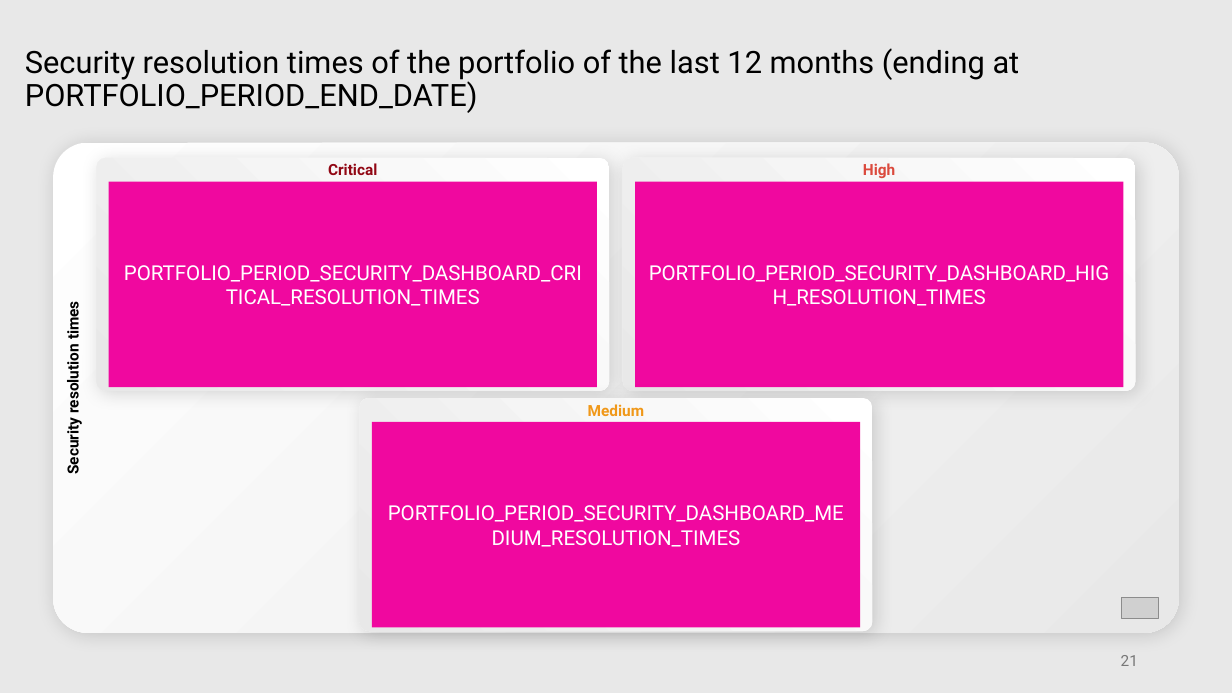
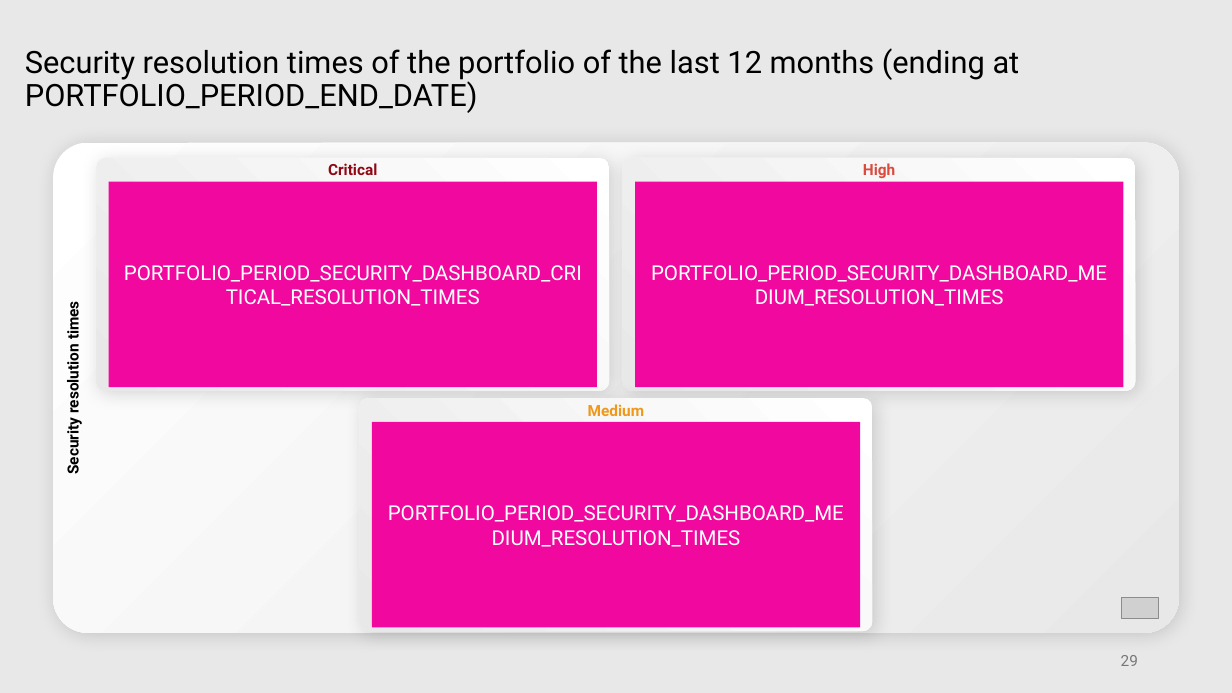
Before and after one commit to mardibiase/sigrid-integrations, a slide deck: slide 29 of report-generator/src/report_generator/presets/templates/portfolio-overview.pptx (slide 21 before the commit). Drawn at 1232x693 pixels with LibreOffice and Linux fonts; fonts in the diff are those of the drawing; grey boxes stand for pictures. Boxes give left, top, right and bottom in pixels: in the first picture for what was removed or moved away, otherwise in the second. Text is boxed around its words. In the diff, an @@ line names an element or a change of style, - is before the commit and + after.

```diff
--- a/report-generator/src/report_generator/presets/templates/portfolio-overview.pptx
+++ b/report-generator/src/report_generator/presets/templates/portfolio-overview.pptx
@@ text in rectangle at <box>651,265,1107,306</box>: text changed @@
-PORTFOLIO_PERIOD_SECURITY_DASHBOARD_HIGH_RESOLUTION_TIMES
+PORTFOLIO_PERIOD_SECURITY_DASHBOARD_MEDIUM_RESOLUTION_TIMES
@@ page number at <box>1121,655,1138,666</box>: text changed @@
-21
+29
```
Also in this commit, not shown: 8 slides added, 3 other files.
